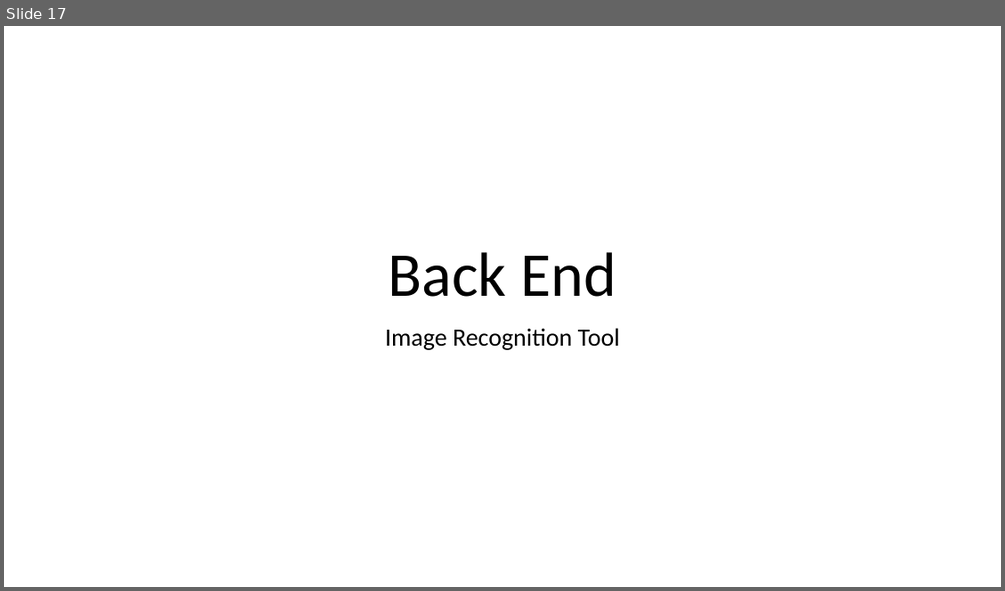
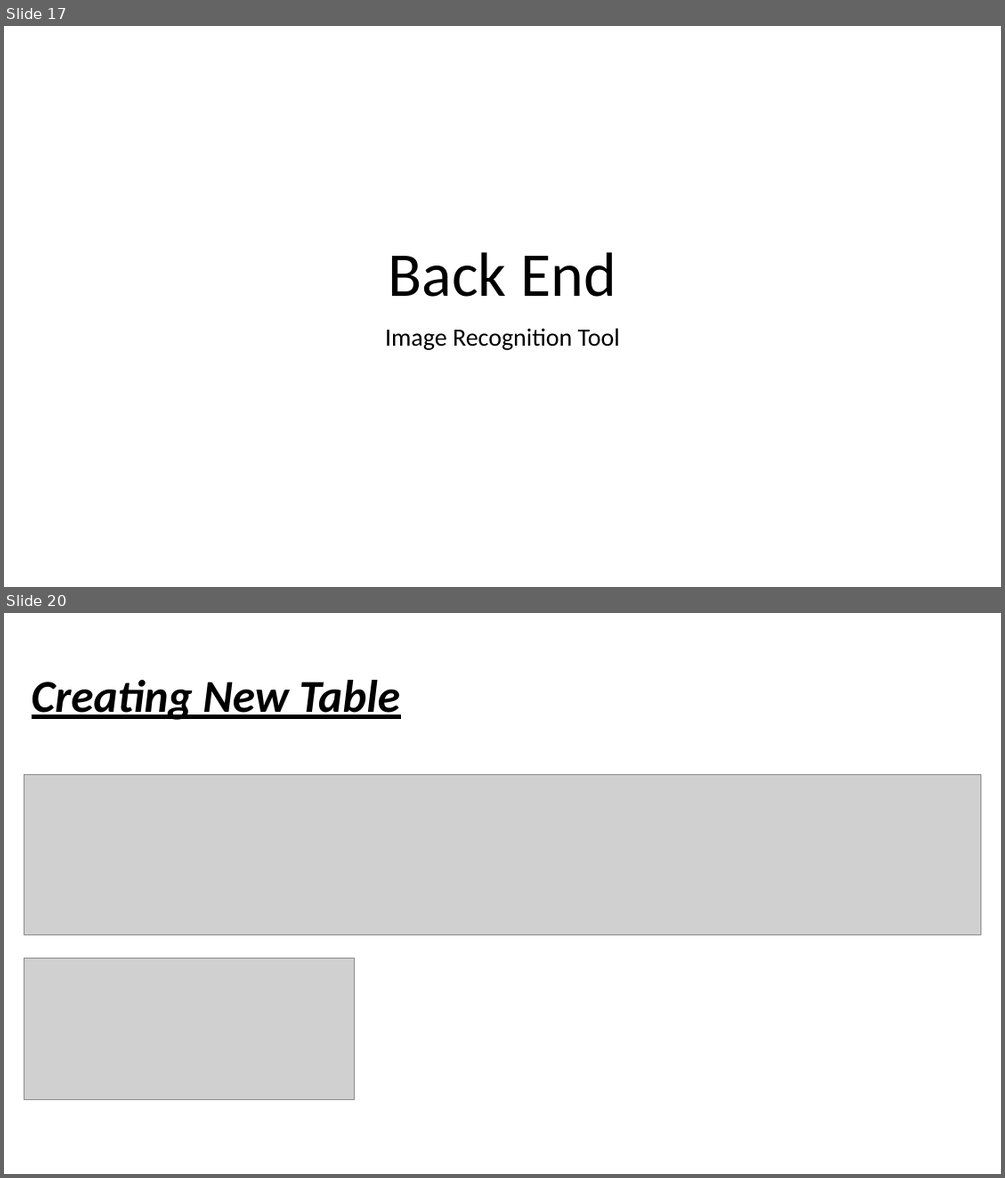
Before and after one commit to akbtech17/facerecognitionbrain, a slide deck: FrontEnd/src/About the Project.pptx. Shown one above the other, each under a label of ours: slide 17 before the commit, slides 17 and 20 after it; the slides between them are not shown. The pictures are 1005x591 and 1005x1178 pixels, drawn with LibreOffice and Linux fonts; fonts in the diff are those of the drawing; grey boxes stand for pictures. Boxes give left, top, right and bottom in pixels: in the first picture for what was removed or moved away, otherwise in the second. Text is boxed around its words. In the diff, an @@ line names an element or a change of style, - is before the commit and + after.

```diff
--- a/FrontEnd/src/About the Project.pptx
+++ b/FrontEnd/src/About the Project.pptx
@@ slide 20 added at box(4, 613, 1001, 1174), background #FFFFFF @@
@@ title added at box(32, 680, 400, 720), 44 pt, text #000000, bold, italic, underline @@
+Creating New Table
@@ picture added at box(24, 774, 981, 933) @@
@@ picture added at box(24, 957, 355, 1100) @@
```
Also in this commit, not shown: 5 other slides added, 2 other files.
